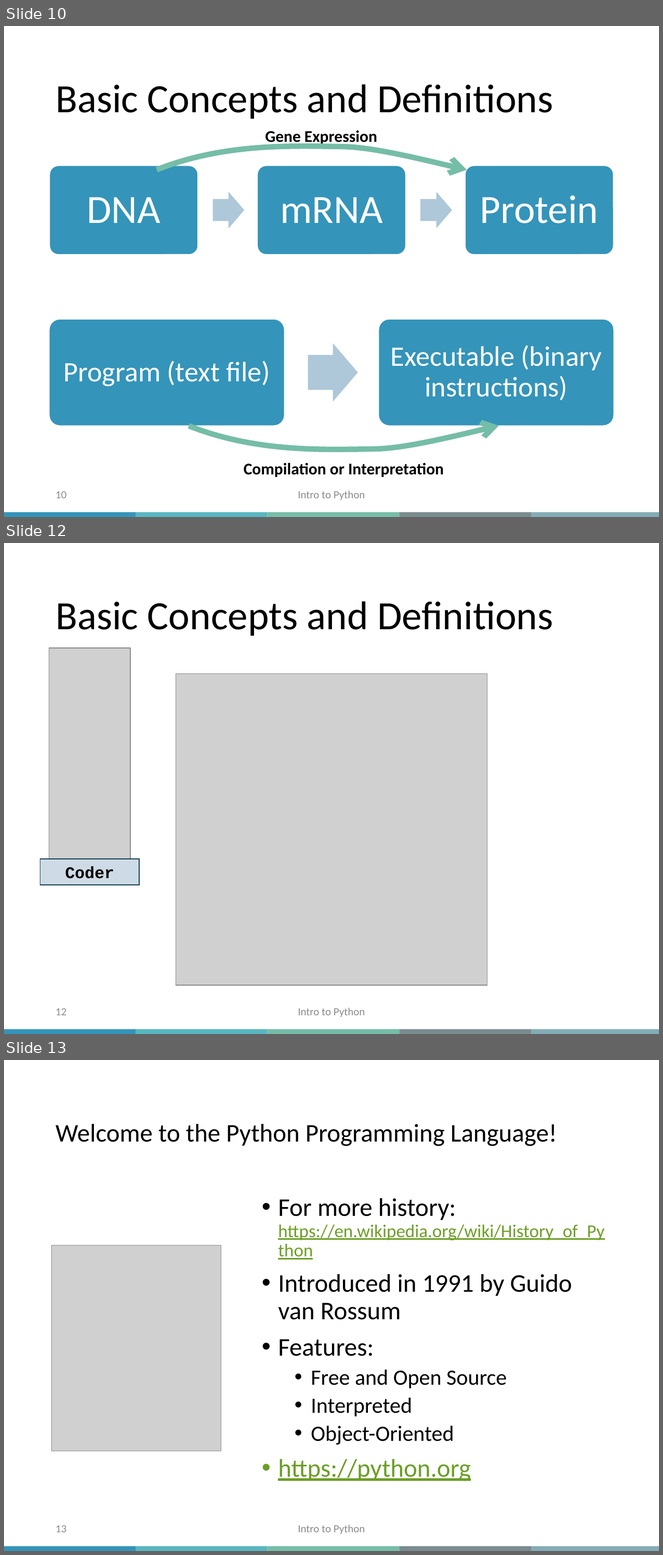
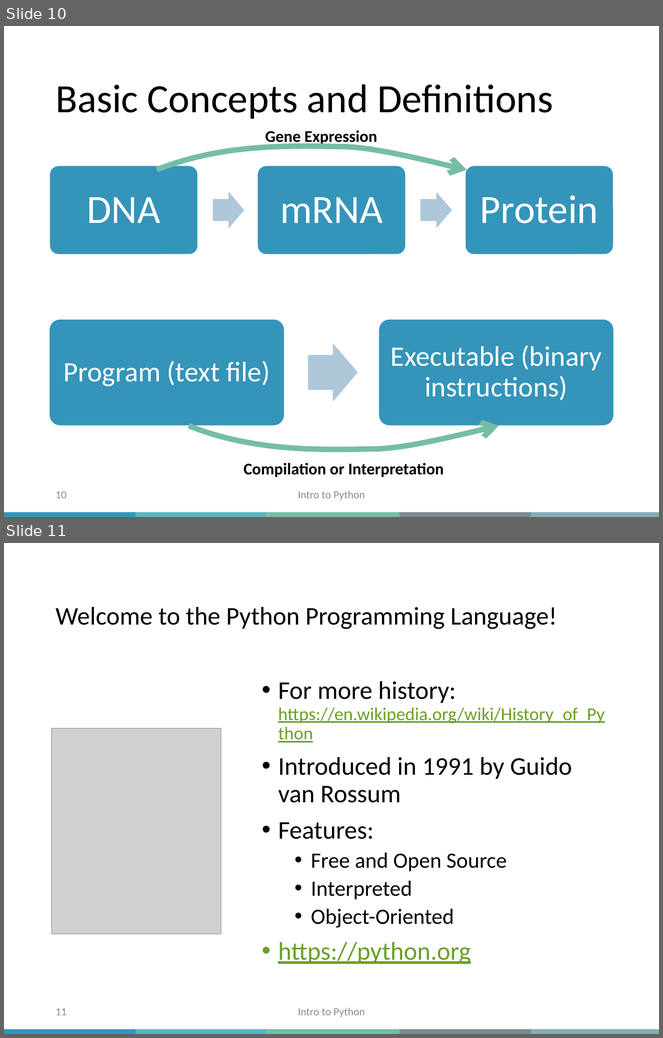
Before and after one commit to bzrudski/micm_intro_to_python_summer_2023, a slide deck: slides/Intro_to_Python_MiCM_slides_2023.pptx. Shown one above the other, each under a label of ours: slides 10, 12 and 13 before the commit, slides 10 and 11 after it; the slides between them are not shown. The pictures are 663x1555 and 663x1038 pixels, drawn with LibreOffice and Linux fonts; fonts in the diff are those of the drawing; grey boxes stand for pictures; background and template pictures are left out. Boxes give left, top, right and bottom in pixels: in the first picture for what was removed or moved away, otherwise in the second. Text is boxed around its words. In the diff, an @@ line names an element or a change of style, - is before the commit and + after.

```diff
--- a/slides/Intro_to_Python_MiCM_slides_2023.pptx
+++ b/slides/Intro_to_Python_MiCM_slides_2023.pptx
@@ slide 12 removed at (4, 543, 659, 1034), background #FFFFFF; not listed: 5 template elements that a slide beside it also shows @@
@@ title removed at (55, 601, 553, 636) @@
-Basic Concepts and Definitions
@@ picture removed at (49, 648, 130, 859) @@
@@ picture removed at (176, 674, 488, 986) @@
@@ rectangle removed at (40, 860, 139, 885) @@
-Coder
@@ page number removed at (55, 1008, 66, 1016) @@
-12
@@ text removed at (298, 1008, 365, 1018) @@
-Intro to Python
@@ what was slide 13 is now slide 11 @@
@@ page number at (55, 1008, 66, 1016): text changed @@
-13
+11
```
Also in this commit, not shown: 3 slides changed, 1 other slide removed, 1 other file.
